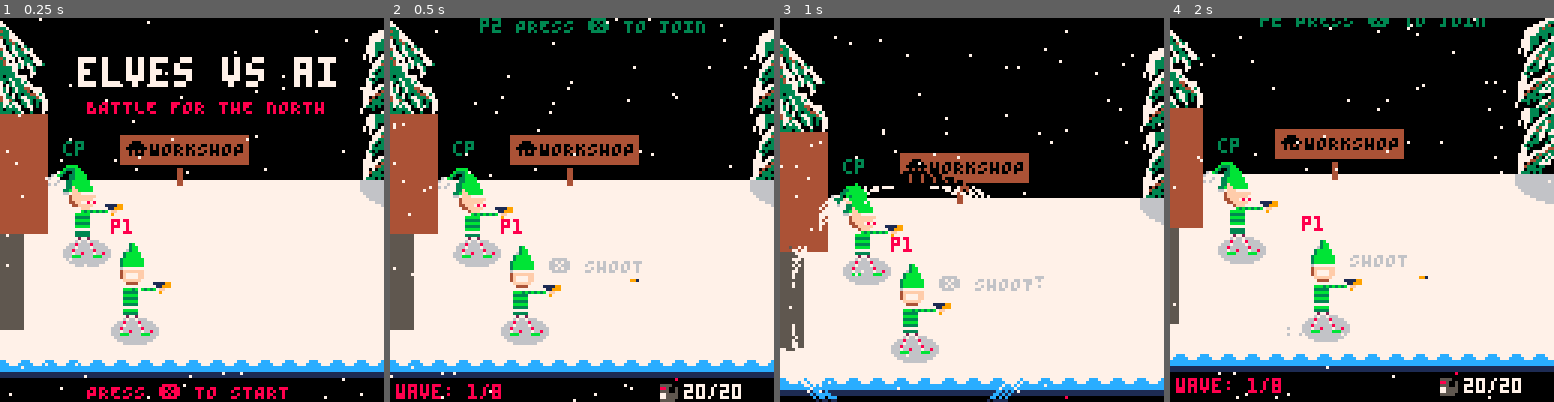
Above: before the commit, frames 1-4 (left to right).
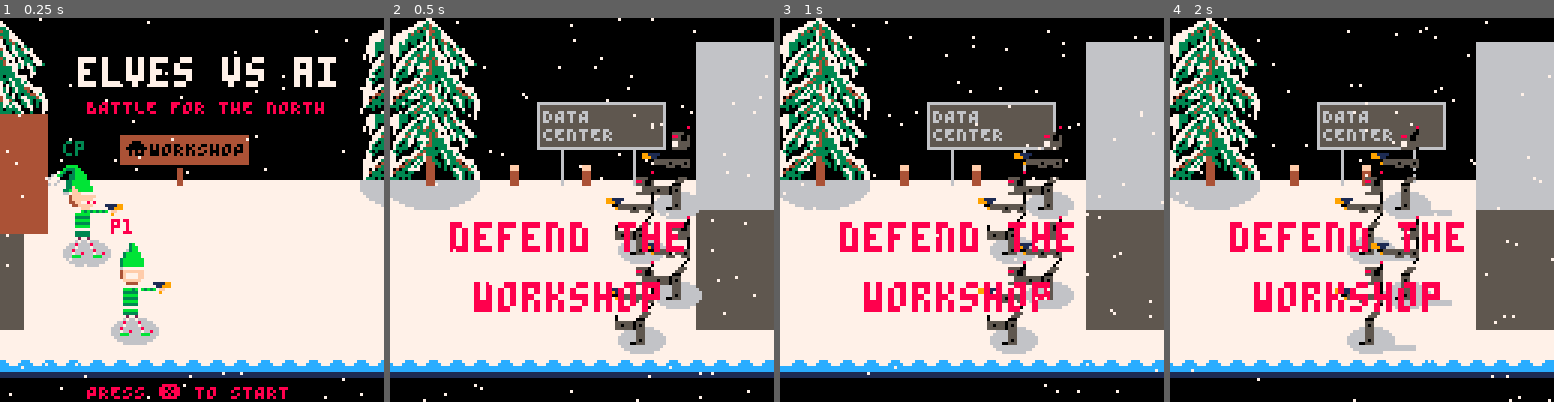
Above: after the commit, the same moments.

Repository: ryangrossGitHub/eva
Game: PICO-8 cartridge eva.p8
The game is run twice, just before and just after one commit, with the same random seed, the same clock (stepped at 60 frames per second) and the same inputs.
Inputs:
- Up to frame 1 (0.25 s): no input
- Up to frame 2 (0.5 s): tap X (X key) at 0.33 s
- Up to frame 3 (1 s): tap O (Z key) at 0.7 s
- Up to frame 4 (2 s): tap X (X key) at 1.07, 1.85 s; hold Right from 1.6 s (still down); tap O (Z key) at 1.7 s

Frame 1 is identical in both runs. In frame 2, 46% of the frame differs, in the area x 0-100%, y 0-100%; in frame 3, 54%; in frame 4, 48%.

Commit message:
Added special move animations. Fixed mem leak with trails.

Diff:
--- a/src/enemies.lua
+++ b/src/enemies.lua
@@ -33,8 +33,7 @@
 		max_damage = 10,
 		dead_frames = 0,
 		fire_delay = 10,
-		fire_delay_count = 0,
-		trail = {}
+		fire_delay_count = 0
 	}
 
 	-- if wall spawn support then 25% chance of wall spawn
@@ -144,7 +143,7 @@
 		end
 	end
 
-	if #enemy_trails > trail_capture_length then
+	while #enemy_trails > trail_capture_length do
 		del(enemy_trails, enemy_trails[1])
 	end
 end
--- a/src/main.lua
+++ b/src/main.lua
@@ -23,7 +23,7 @@
 end
 
 function _update()
-	if stage == 6 then
+	if stage == 7 then
 		return
 	end
 
@@ -124,7 +124,7 @@
 function _draw()
 	cls()
 
-	if stage == 6 then
+	if stage == 7 then
 		print("ENDING UNDER CONSTRUCTION...", camera_x, 0)
 		print("ITS GUNA BE EPIC, I PROMISE ; )", camera_x, 20)
 		return
@@ -135,6 +135,11 @@
 		draw_start()
 	elseif not intro then
 		print("❎ SHOOT", 85, 80, 6)
+
+		if stage > 3 then
+			print("🅾️ SPECIAL", 85, 90, 6)
+		end
+
 		print("wave: "..stage.."/8", camera_x + 2, screen_size - 6, 8)
 		spr(132, camera_x + screen_size - 40, screen_size - 8)
 		print(stages[stage].enemy_spawn_count*4-enemy_kill_count.."/"..stages[stage].enemy_spawn_count*4, camera_x + screen_size - 30, screen_size - 6, 7)
--- a/src/players.lua
+++ b/src/players.lua
@@ -18,7 +18,7 @@
 
 trail_capture_delay = 4
 trail_capture_count = 0
-trail_capture_length = 100
+trail_capture_length = 200
 
 j = {
 	name = "jenn",
@@ -29,7 +29,7 @@
 		legs_standing = 48,
 		legs_moving = 50,
 		arm_out = 38,
-		arm_up = 3
+		arm_up = 6
 	},
 	flip_sprite = false,
 	x = init_jenn_x,
@@ -51,6 +51,8 @@
 	weapon_list_index = 1,
 	enemy_collision = false,
 	force_special_active = false,
+	force_special_anim_seq = 0,
+	force_special_anim_count = 0,
 	force_radius = 0,
 	trail = {}
 }
@@ -63,8 +65,8 @@
 		torso = 32,
 		legs_standing = 48,
 		legs_moving = 50,
-		arm_out = 22,
-		arm_up = 33
+		arm_out = 38,
+		arm_up = 6
 	},
 	flip_sprite = false,
 	x = init_chad_x,
@@ -86,6 +88,8 @@
 	weapon_list_index = 1,
 	enemy_collision = false,
 	force_special_active = false,
+	force_special_anim_seq = 0,
+	force_special_anim_count = 0,
 	force_radius = 0,
 	trail = {},
 	trail_foot_to_capture = 0 -- 0 left foot, 1 right foot
@@ -265,9 +269,7 @@
  	end
 
 	if btnp(🅾️, ctrl) then
-		btn_pressed = true
-		camera_shake = 3
-		p.force_special_active = true
+		if stage > 3 then p.force_special_active = true end
 	end
 
 	if p.x < left_bound then p.x = left_bound + 1 end
@@ -312,7 +314,9 @@
 		bounce_height = 1
 	end
 
-	if p.weapon == 0 then
+	if p.force_special_active then
+		return -- don't draw weapon when force special is active
+	elseif p.weapon == 0 then
 		if p.flip_sprite then
 			spr(4, p.x - 1 + recoil_mult, p.y + 12 + bounce_height, 1, 1, true, false)
 		else
@@ -334,19 +338,32 @@
 end
 
 function update_player_force(p)
-	if not p.force_special_active then return end
-
-	local rad_max = 120
-	if p.force_radius < rad_max - 20  then
-		p.force_radius = p.force_radius + (rad_max - p.force_radius) * 0.05
-	else
-		p.force_radius = 0
-		p.force_special_active = false
-	end
-
-	for e in all(enemies) do
-		if is_in_circle(e.x, e.y, p.x + 4, p.y + 16, p.force_radius) then
-			kill_enemy(e)
+	if p.force_special_active then
+		p.force_special_anim_count += 1
+
+		if p.force_special_anim_count == 16 then
+			p.force_special_anim_seq = 1
+			camera_shake = 3
+			p.force_special_active = true
+		end
+	end
+
+	if p.force_special_active and p.force_special_anim_seq == 1 then
+		local rad_max = 120
+		if p.force_radius < rad_max - 20  then
+			p.force_radius = p.force_radius + (rad_max - p.force_radius) * 0.05
+
+		else
+			p.force_radius = 0
+			p.force_special_anim_count = 0
+			p.force_special_anim_seq = 0
+			p.force_special_active = false
+		end
+
+		for e in all(enemies) do
+			if is_in_circle(e.x, e.y, p.x + 4, p.y + 16, p.force_radius) then
+				kill_enemy(e)
+			end
 		end
 	end
 end
@@ -362,40 +379,48 @@
 
 
 function draw_player_force(p)
-	if not p.force_special_active then return end
-
-	local blast = {
-		x = p.x + 4,
-		y = p.y + 16,
-		r = p.force_radius
-	}
-
-    for a = 0, 1, 0.005 do
-		local c = cos(a)
-		local s = sin(a)
-
-		-- Loop 5 times to create a 5-pixel thick wave front
-		for w = 0, 4 do
-			-- Current radius layer we are drawing
-			local current_r = blast.r - w
-
-			-- Target destination: Where we are drawing the warped pixel
-			local wave_x = flr(blast.x + c * current_r)
-			local wave_y = flr(blast.y + s * current_r)
-
-			-- Source location: Grab a pixel from deeper inside the explosion
-			-- We subtract 4 more pixels to create a strong outward "refraction" pinch
-			local src_x = flr(blast.x + c * (current_r - 4))
-			local src_y = flr(blast.y + s * (current_r - 4))
-
-			-- Grab and rewrite the pixel data
-			local col = pget(src_x, src_y)
-			pset(wave_x, wave_y, col)
-		end
-  	end
+	if p.force_special_active  then
+		print_dialog(p.x, p.y, "YOU SHALL NOT PASS!", 1, false, false, 0, 7)
+	end
+
+	if p.force_special_active and p.force_special_anim_seq == 1 then
+		local blast = {
+			x = p.x + 4,
+			y = p.y + 16,
+			r = p.force_radius
+		}
+
+		for a = 0, 1, 0.005 do
+			local c = cos(a)
+			local s = sin(a)
+
+			-- Loop 5 times to create a 5-pixel thick wave front
+			for w = 0, 4 do
+				-- Current radius layer we are drawing
+				local current_r = blast.r - w
+
+				-- Target destination: Where we are drawing the warped pixel
+				local wave_x = flr(blast.x + c * current_r)
+				local wave_y = flr(blast.y + s * current_r)
+
+				-- Source location: Grab a pixel from deeper inside the explosion
+				-- We subtract 4 more pixels to create a strong outward "refraction" pinch
+				local src_x = flr(blast.x + c * (current_r - 4))
+				local src_y = flr(blast.y + s * (current_r - 4))
+
+				-- Grab and rewrite the pixel data
+				local col = pget(src_x, src_y)
+				pset(wave_x, wave_y, col)
+			end
+		end
+	end
 end
 
 function handle_player_trigger(p)
+	if p.force_special_active then
+		return -- don't fire when force special is active
+	end
+
 	if not p.trigger then
 		p.trigger = true
 
@@ -432,20 +457,20 @@
 			c_head_x = p.x + 8
 		end
 
-		if p.trigger then
+		if p.trigger or (p.force_special_active and p.force_special_anim_seq == 1) then
 			spr(p.sprites.head2, c_head_x, p.y + bounce_height, 2, 2, p.flip_sprite, false)
 		else
 			spr(p.sprites.head, c_head_x, p.y + bounce_height, 2, 2, p.flip_sprite, false)
 		end
 	else
 		if p.flip_sprite then
-			if p.recoil then
+			if p.recoil or (p.force_special_active and p.force_special_anim_seq == 1) then
 				spr(p.sprites.head2, p.x + 8, p.y + bounce_height, 1, 2, p.flip_sprite, false)
 			else
 				spr(p.sprites.head, p.x + 8, p.y + bounce_height, 1, 2, p.flip_sprite, false)
 			end
 		else
-			if p.recoil then
+			if p.recoil or (p.force_special_active and p.force_special_anim_seq == 1) then
 				spr(p.sprites.head2, p.x, p.y + bounce_height, 1, 2, p.flip_sprite, false)
 			else
 				spr(p.sprites.head, p.x, p.y + bounce_height, 1, 2, p.flip_sprite, false)
@@ -469,10 +494,28 @@
 	end
 
 	-- arm
-	if p.flip_sprite then
-		spr(p.sprites.arm_out, p.x - 3 + recoil_mult, p.y + 16 + bounce_height, 2, 1, p.flip_sprite, false)
-	else
-		spr(p.sprites.arm_out, p.x + 3 - recoil_mult, p.y + 16 + bounce_height, 2, 1, p.flip_sprite, false)
+	if p.force_special_active and p.force_special_anim_seq == 0 then
+		if p.flip_sprite then
+			spr(p.sprites.arm_up, p.x + 10, p.y + bounce_height, 1, 2, p.flip_sprite, false)
+			spr(52, p.x, p.y - 2 + bounce_height, 4, 1, true, false)
+		else
+			spr(p.sprites.arm_up, p.x, p.y + bounce_height, 1, 2, p.flip_sprite, false)
+			spr(52, p.x - 13, p.y - 2 + bounce_height, 4, 1, false, false)
+		end
+	elseif p.force_special_active and p.force_special_anim_seq == 1 then
+		if p.flip_sprite then
+			spr(p.sprites.arm_out, p.x - 3 + recoil_mult, p.y + 16 + bounce_height, 2, 1, p.flip_sprite, false)
+			spr(11, p.x - 6, p.y - 2 + bounce_height, 1, 4, true, false)
+		else
+			spr(p.sprites.arm_out, p.x + 3 - recoil_mult, p.y + 16 + bounce_height, 2, 1, p.flip_sprite, false)
+			spr(11, p.x + 13, p.y - 2 + bounce_height, 1, 4, false, false)
+		end
+	else
+		if p.flip_sprite then
+			spr(p.sprites.arm_out, p.x - 3 + recoil_mult, p.y + 16 + bounce_height, 2, 1, p.flip_sprite, false)
+		else
+			spr(p.sprites.arm_out, p.x + 3 - recoil_mult, p.y + 16 + bounce_height, 2, 1, p.flip_sprite, false)
+		end
 	end
 
 	if p.stepping then
--- a/src/stages.lua
+++ b/src/stages.lua
@@ -6,7 +6,7 @@
 camera_y = 0
 wall_height = 56
 map_width = 8
-intro_camera_pause = 0--260
+intro_camera_pause = 260
 intro_camera_pause_count = 0
 
 left_bound = 7 * 8
@@ -26,19 +26,24 @@
     enemy_spawn_delay = 20
   },
   {
-    enemy_spawn_count = 12,
+    enemy_spawn_count = 15,
     enemy_speed = 0.6,
-    enemy_spawn_delay = 12
-  },
-  {
-    enemy_spawn_count = 15,
+    enemy_spawn_delay = 15
+  },
+  {
+    enemy_spawn_count = 30,
     enemy_speed = 1,
-    enemy_spawn_delay = 30
-  },
-  {
-    enemy_spawn_count = 10,
+    enemy_spawn_delay = 15
+  },
+  {
+    enemy_spawn_count = 50,
+    enemy_speed = 1,
+    enemy_spawn_delay = 25
+  },
+  {
+    enemy_spawn_count = 100,
     enemy_speed = 2,
-    enemy_spawn_delay = 80
+    enemy_spawn_delay = 25
   },
 }
 
@@ -60,9 +65,13 @@
     e_spawn = false
   end
 
-  if n == 4 then
+  if n == 6 then
     p1.weapon = 1
     p2.weapon = 1
+    sfx(1)
+  end
+
+  if n == 4 then
     sfx(1)
   end
 end
Not shown, changed: 32 lines of the sprite sheet (__gfx__) section of eva.p8
